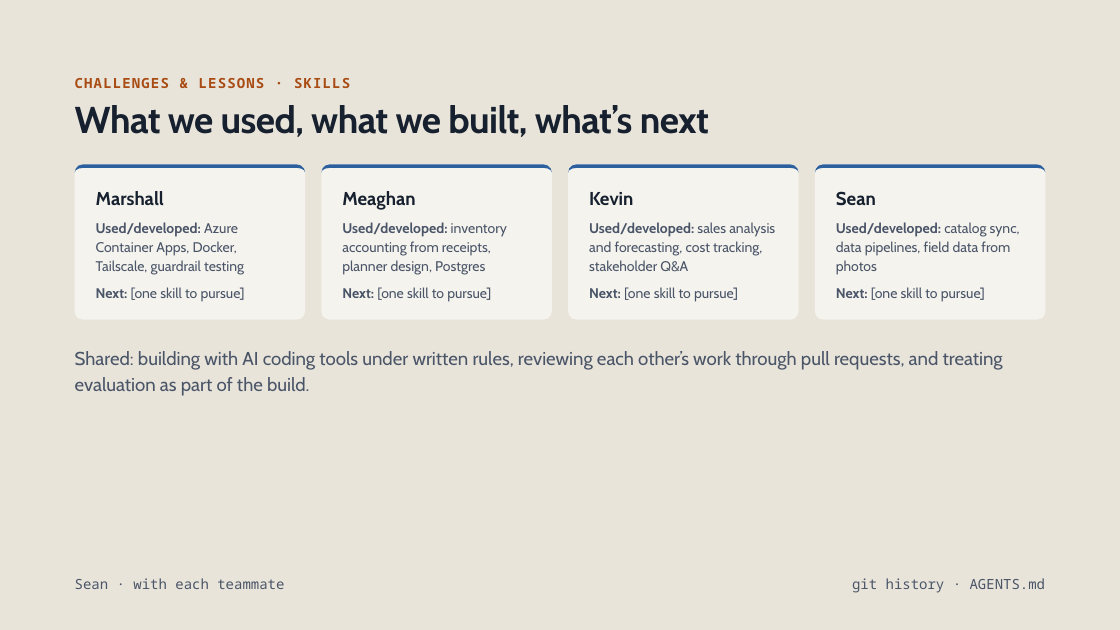
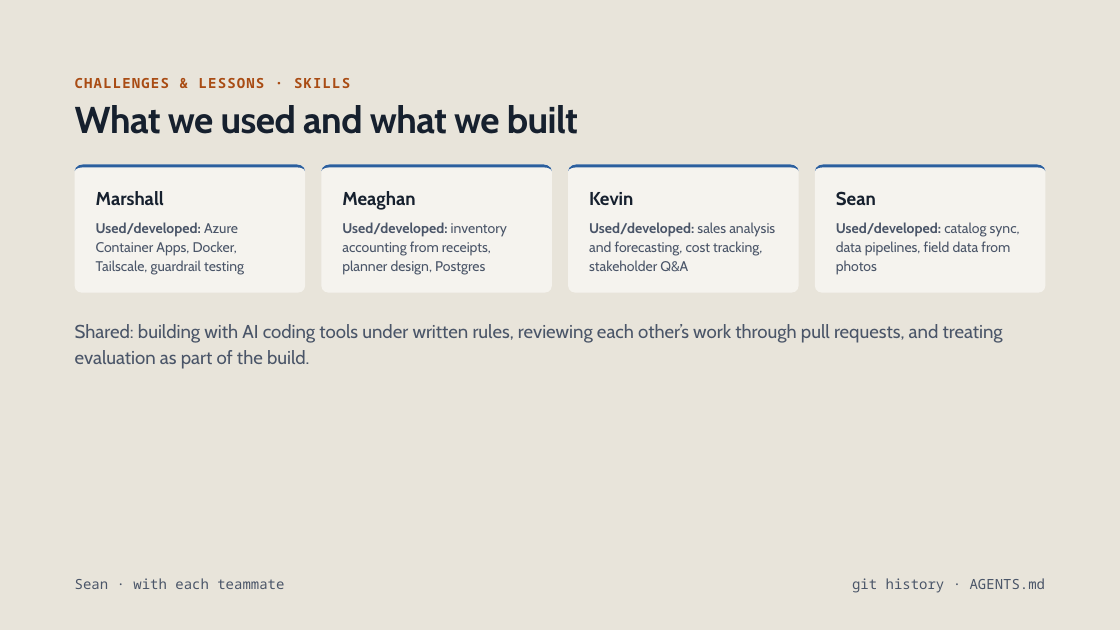
Before and after one commit to marshall-strong/agentic-vending, a slide deck: slide 18 of docs/presentation/group-b-final-presentation.pptx. Drawn at 1120x630 pixels with LibreOffice and Linux fonts; fonts in the diff are those of the drawing. Boxes give left, top, right and bottom in pixels: in the first picture for what was removed or moved away, otherwise in the second. Text is boxed around its words. In the diff, an @@ line names an element or a change of style, - is before the commit and + after.

```diff
--- a/docs/presentation/group-b-final-presentation.pptx
+++ b/docs/presentation/group-b-final-presentation.pptx
@@ title at (75,105,578,134): text changed @@
-What we used, what we built, what’s next
+What we used and what we built
@@ rounded rectangle: place and size @@
-rounded rectangle at (75,165,305,320)
+rounded rectangle at (75,165,305,292)
@@ freeform shape: place and size @@
-freeform shape at (75,165,305,320)
+freeform shape at (75,165,305,292)
@@ rounded rectangle: place and size @@
-rounded rectangle at (322,165,552,320)
+rounded rectangle at (322,165,552,292)
@@ freeform shape: place and size @@
-freeform shape at (322,165,552,320)
+freeform shape at (322,165,552,292)
@@ rounded rectangle: place and size @@
-rounded rectangle at (568,165,798,320)
+rounded rectangle at (568,165,798,292)
@@ freeform shape: place and size @@
-freeform shape at (568,165,798,320)
+freeform shape at (568,165,798,292)
@@ rounded rectangle: place and size @@
-rounded rectangle at (815,165,1045,320)
+rounded rectangle at (815,165,1045,292)
@@ freeform shape: place and size @@
-freeform shape at (815,165,1045,320)
+freeform shape at (815,165,1045,292)
@@ text removed at (96,287,245,302) @@
-Next: [one skill to pursue]
@@ text removed at (342,287,491,302) @@
-Next: [one skill to pursue]
@@ text removed at (589,287,738,302) @@
-Next: [one skill to pursue]
@@ text removed at (836,287,985,302) @@
-Next: [one skill to pursue]
@@ text "Shared: building with AI coding ...": place and size @@
-text "Shared: building with AI coding ..." at (75,351,1003,396)
+text "Shared: building with AI coding ..." at (75,324,1003,369)
```
Also in this commit, not shown: 4 other slides changed.
